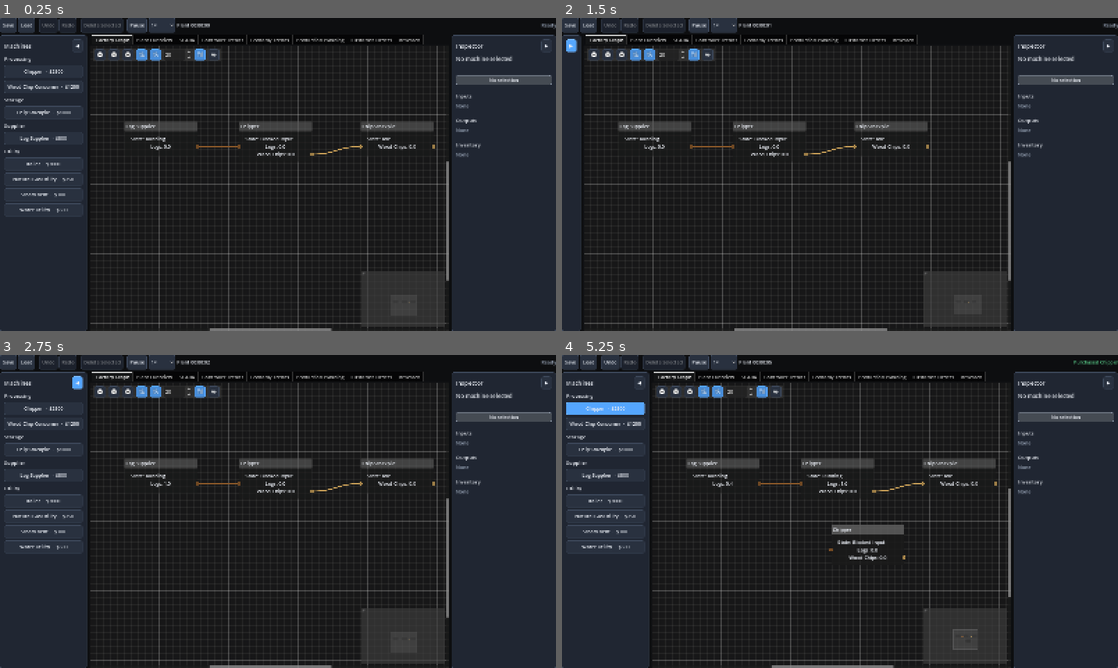
Above: before the commit, frames 1-4 (two rows, left to right).
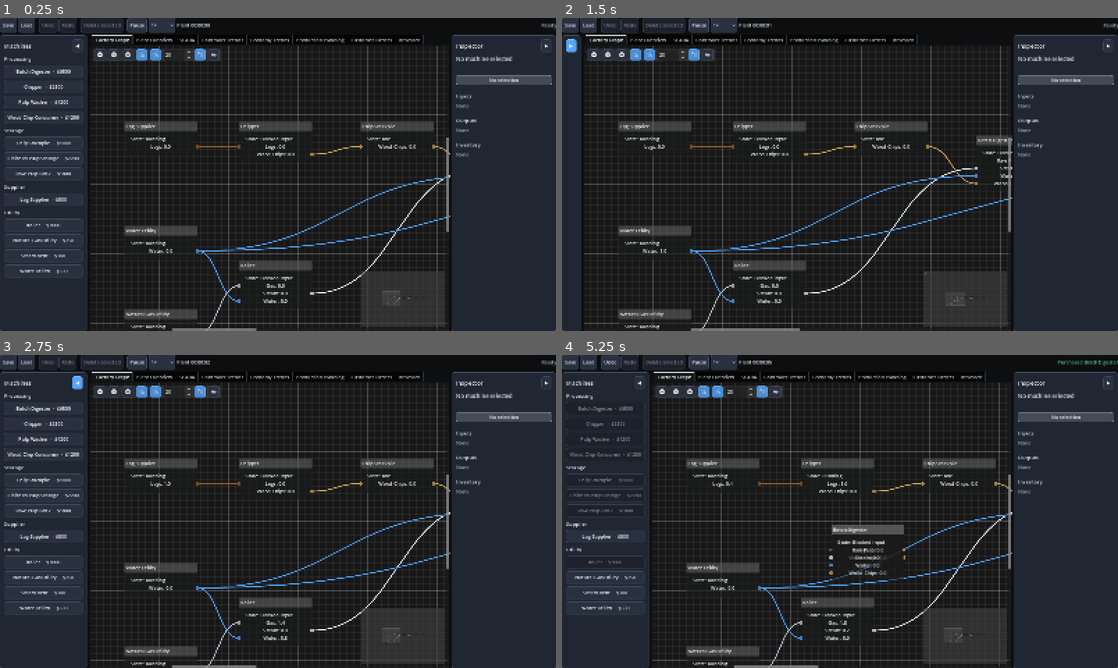
Above: after the commit, the same moments.

Repository: Poru-IndFlow/IndustrialFlow
Game: Godot game, scene res://scenes/main.tscn
Same seed, same stepped clock (60 frames per second), same inputs: the game is played once before the commit and once after it.
Inputs (mouse positions are in pixels of both pictures, inside the frame that each line leads up to):
- Up to frame 1 (0.25 s): no input
- Up to frame 2 (1.5 s): click "1×" at 0.5 s; click "◀" at 1.25 s
- Up to frame 3 (2.75 s): click "▶" at 2 s
- Up to frame 4 (5.25 s): click "Chipper · $2500" at 2.75 s; click "Undo" at 3.5 s; click "Redo" at 4.25 s; click (606, 408) at 5 s, where only the run after the commit has a clickable "Batch Digester · $6500"

The runs differ from the first frame. In frame 1, 4.6% of the frame differs, in the area x 0-81%, y 16-100%; in frame 2, 3.0%; in frame 3, 4.6%; in frame 4, 5.2%, in the area x 0-100%, y 1-100%.

Commit message:
Add pulp production chain

Diff:
--- /dev/null
+++ b/data/machines/batch_digester.json
@@ -0,0 +1,46 @@
+{
+  "id": "batch_digester",
+  "display_name": "Batch Digester",
+  "category": "processing",
+  "processing_mode": "batch",
+  "purchase_cost": 6500.0,
+  "salvage_ratio": 0.5,
+  "ramp_up_seconds": 4.0,
+  "ramp_down_seconds": 2.0,
+  "cycle_time": 30.0,
+  "wear_per_operating_hour": 0.35,
+  "maintenance_warning_condition": 0.75,
+  "maintenance_critical_condition": 0.4,
+  "maintenance_cost": 800.0,
+  "maintenance_duration_seconds": 60.0,
+  "emergency_repair_cost": 2000.0,
+  "emergency_repair_duration_seconds": 120.0,
+  "idle_power_ratio": 0.2,
+  "operating_cost_per_power_hour": 18.0,
+  "performance_curve": [
+    {"speed": 0.0, "output": 0.0},
+    {"speed": 0.5, "output": 0.4},
+    {"speed": 1.0, "output": 1.0},
+    {"speed": 1.5, "output": 1.25}
+  ],
+  "power_curve": [
+    {"speed": 0.0, "power": 0.0},
+    {"speed": 0.5, "power": 0.6},
+    {"speed": 1.0, "power": 1.0},
+    {"speed": 1.5, "power": 1.8}
+  ],
+  "inputs": [
+    {"resource": "wood_chips", "amount": 100.0},
+    {"resource": "steam", "amount": 10.0},
+    {"resource": "water", "amount": 20.0}
+  ],
+  "outputs": [
+    {"resource": "raw_pulp", "formula": "wood_chips * 0.8"}
+  ],
+  "internal_storage": {
+    "wood_chips": 200.0,
+    "steam": 20.0,
+    "water": 40.0,
+    "raw_pulp": 100.0
+  }
+}
--- /dev/null
+++ b/data/machines/finished_pulp_storage.json
@@ -0,0 +1,17 @@
+{
+  "id": "finished_pulp_storage",
+  "display_name": "Finished Pulp Storage",
+  "category": "storage",
+  "processing_mode": "storage",
+  "purchase_cost": 2200.0,
+  "salvage_ratio": 0.5,
+  "inputs": [
+    {"resource": "finished_pulp"}
+  ],
+  "outputs": [
+    {"resource": "finished_pulp"}
+  ],
+  "storage_capacity": {
+    "finished_pulp": 3000.0
+  }
+}
--- /dev/null
+++ b/data/machines/pulp_washer.json
@@ -0,0 +1,32 @@
+{
+  "id": "pulp_washer",
+  "display_name": "Pulp Washer",
+  "category": "processing",
+  "processing_mode": "continuous",
+  "purchase_cost": 4200.0,
+  "salvage_ratio": 0.5,
+  "ramp_up_seconds": 3.0,
+  "ramp_down_seconds": 2.0,
+  "cycle_time": 5.0,
+  "wear_per_operating_hour": 0.25,
+  "maintenance_warning_condition": 0.75,
+  "maintenance_critical_condition": 0.4,
+  "maintenance_cost": 500.0,
+  "maintenance_duration_seconds": 45.0,
+  "emergency_repair_cost": 1300.0,
+  "emergency_repair_duration_seconds": 90.0,
+  "idle_power_ratio": 0.15,
+  "operating_cost_per_power_hour": 10.0,
+  "inputs": [
+    {"resource": "raw_pulp", "amount": 10.0},
+    {"resource": "water", "amount": 5.0}
+  ],
+  "outputs": [
+    {"resource": "finished_pulp", "formula": "raw_pulp * 0.9"}
+  ],
+  "internal_storage": {
+    "raw_pulp": 50.0,
+    "water": 25.0,
+    "finished_pulp": 50.0
+  }
+}
--- /dev/null
+++ b/data/machines/raw_pulp_tank.json
@@ -0,0 +1,17 @@
+{
+  "id": "raw_pulp_tank",
+  "display_name": "Raw Pulp Tank",
+  "category": "storage",
+  "processing_mode": "storage",
+  "purchase_cost": 1800.0,
+  "salvage_ratio": 0.5,
+  "inputs": [
+    {"resource": "raw_pulp"}
+  ],
+  "outputs": [
+    {"resource": "raw_pulp"}
+  ],
+  "storage_capacity": {
+    "raw_pulp": 2000.0
+  }
+}
--- /dev/null
+++ b/data/resources/finished_pulp.json
@@ -0,0 +1,14 @@
+{
+  "id": "finished_pulp",
+  "display_name": "Finished Pulp",
+  "state": "liquid",
+  "port_type": 1,
+  "unit": "units",
+  "customer_order_enabled": true,
+  "colour": [
+    0.9,
+    0.87,
+    0.72,
+    1.0
+  ]
+}
--- /dev/null
+++ b/data/resources/raw_pulp.json
@@ -0,0 +1,14 @@
+{
+  "id": "raw_pulp",
+  "display_name": "Raw Pulp",
+  "state": "liquid",
+  "port_type": 1,
+  "unit": "units",
+  "customer_order_enabled": false,
+  "colour": [
+    0.72,
+    0.67,
+    0.49,
+    1.0
+  ]
+}
--- a/project.godot
+++ b/project.godot
@@ -14,7 +14,7 @@
 config/version="0.3.0-dev"
 run/main_scene="res://scenes/main.tscn"
 config/features=PackedStringArray("4.7")
-config/build=38
+config/build=39
 
 [display]
 
--- a/scripts/data/factory_persistence.gd
+++ b/scripts/data/factory_persistence.gd
@@ -134,6 +134,8 @@
 			"failed_downtime_seconds": machine.failed_downtime_seconds,
 			"state": int(machine.state),
 			"cycle_progress": machine.cycle_progress,
+			"batch_active": machine.batch_active,
+			"batch_outputs": machine.batch_outputs.duplicate(true),
 			"inventory": machine.inventory.amounts.duplicate(true)
 		})
 
@@ -362,6 +364,15 @@
 		machine.cycle_progress = float(
 			entry.get("cycle_progress", 0.0)
 		)
+		machine.batch_active = bool(entry.get("batch_active", false))
+		machine.batch_outputs.clear()
+		var saved_batch_outputs: Array = entry.get("batch_outputs", [])
+
+		for output: Variant in saved_batch_outputs:
+			if output is Dictionary:
+				machine.batch_outputs.append(
+					(output as Dictionary).duplicate(true)
+				)
 		_restore_inventory(
 			machine,
 			entry.get("inventory", {}) as Dictionary
--- /dev/null
+++ b/scripts/simulation/batch_behaviour.gd
@@ -0,0 +1,102 @@
+class_name BatchBehaviour
+extends MachineBehaviour
+
+
+func tick(machine: MachineModel, delta_seconds: float) -> void:
+	if not machine.batch_active:
+		if not _start_batch(machine):
+			return
+
+	if not _has_output_capacity(machine, machine.batch_outputs):
+		machine.set_state(MachineModel.State.BLOCKED_OUTPUT)
+		return
+
+	machine.set_state(MachineModel.State.RUNNING)
+	machine.cycle_progress = minf(
+		machine.recipe.cycle_time,
+		machine.cycle_progress
+		+ delta_seconds * machine.get_effective_production_rate()
+	)
+
+	if machine.cycle_progress < machine.recipe.cycle_time:
+		return
+
+	for output: Dictionary in machine.batch_outputs:
+		var resource_id := str(output.get("resource", ""))
+		var amount := float(output.get("amount", 0.0))
+		var produced := machine.inventory.add(resource_id, amount)
+		machine.record_produced(resource_id, produced)
+
+	machine.batch_active = false
+	machine.batch_outputs.clear()
+	machine.cycle_progress = 0.0
+	machine.notify_inventory_changed()
+
+
+func _start_batch(machine: MachineModel) -> bool:
+	for input: Dictionary in machine.recipe.inputs:
+		var resource_id := str(input.get("resource", ""))
+		var amount := float(input.get("amount", 0.0))
+
+		if not machine.inventory.can_remove(resource_id, amount):
+			machine.cycle_progress = 0.0
+			machine.set_state(MachineModel.State.BLOCKED_INPUT)
+			return false
+
+	var outputs := _calculate_outputs(machine)
+
+	if not _has_output_capacity(machine, outputs):
+		machine.set_state(MachineModel.State.BLOCKED_OUTPUT)
+		return false
+
+	for input: Dictionary in machine.recipe.inputs:
+		var resource_id := str(input.get("resource", ""))
+		var amount := float(input.get("amount", 0.0))
+		var consumed := machine.inventory.remove(resource_id, amount)
+		machine.record_consumed(resource_id, consumed)
+
+	machine.batch_outputs = outputs
+	machine.batch_active = true
+	machine.cycle_progress = 0.0
+	machine.notify_inventory_changed()
+	return true
+
+
+func _has_output_capacity(
+	machine: MachineModel,
+	outputs: Array[Dictionary]
+) -> bool:
+	for output: Dictionary in outputs:
+		var resource_id := str(output.get("resource", ""))
+		var amount := float(output.get("amount", 0.0))
+
+		if not machine.inventory.can_add(resource_id, amount):
+			return false
+
+	return true
+
+
+func _calculate_outputs(machine: MachineModel) -> Array[Dictionary]:
+	var variables := machine.recipe.variables.duplicate(true)
+	var results: Array[Dictionary] = []
+
+	for input: Dictionary in machine.recipe.inputs:
+		var resource_id := str(input.get("resource", ""))
+		variables[resource_id] = float(input.get("amount", 0.0))
+
+	for output: Dictionary in machine.recipe.outputs:
+		var resource_id := str(output.get("resource", ""))
+		var amount := float(output.get("amount", 0.0))
+
+		if output.has("formula"):
+			amount = FormulaEvaluator.evaluate(
+				str(output.get("formula", "0")),
+				variables
+			)
+
+		results.append({
+			"resource": resource_id,
+			"amount": maxf(amount, 0.0)
+		})
+
+	return results
--- a/scripts/simulation/behaviour_factory.gd
+++ b/scripts/simulation/behaviour_factory.gd
@@ -8,6 +8,8 @@
 			return SupplierBehaviour.new()
 		"continuous":
 			return ContinuousBehaviour.new()
+		"batch":
+			return BatchBehaviour.new()
 		"storage":
 			return StorageBehaviour.new()
 		_:
--- a/scripts/simulation/factory_model.gd
+++ b/scripts/simulation/factory_model.gd
@@ -260,7 +260,11 @@
 
 
 func generate_customer_order() -> Dictionary:
-	var definitions := ResourceRegistry.get_all_definitions()
+	var definitions: Array[Dictionary] = []
+
+	for definition: Dictionary in ResourceRegistry.get_all_definitions():
+		if bool(definition.get("customer_order_enabled", true)):
+			definitions.append(definition)
 
 	if definitions.is_empty():
 		return {}
--- a/scripts/simulation/machine_model.gd
+++ b/scripts/simulation/machine_model.gd
@@ -72,6 +72,8 @@
 var controller_integral := 0.0
 var controller_error := 0.0
 var cycle_progress := 0.0
+var batch_active := false
+var batch_outputs: Array[Dictionary] = []
 var graph_position := Vector2.ZERO
 var production_rates_per_second: Dictionary = {}
 var consumption_rates_per_second: Dictionary = {}
--- a/scripts/simulation/prototype_factory_builder.gd
+++ b/scripts/simulation/prototype_factory_builder.gd
@@ -9,10 +9,36 @@
 	var supplier := factory.create_machine("log_supplier", Vector2(100, 220))
 	var chipper := factory.create_machine("chipper", Vector2(430, 220))
 	var stockpile := factory.create_machine("chip_stockpile", Vector2(780, 220))
+	var water := factory.create_machine("water_utility", Vector2(100, 520))
+	var gas := factory.create_machine("gas_utility", Vector2(100, 760))
+	var boiler := factory.create_machine("boiler", Vector2(430, 620))
+	var digester := factory.create_machine("batch_digester", Vector2(1130, 260))
+	var raw_tank := factory.create_machine("raw_pulp_tank", Vector2(1480, 260))
+	var washer := factory.create_machine("pulp_washer", Vector2(1830, 260))
+	var finished_storage := factory.create_machine(
+		"finished_pulp_storage",
+		Vector2(2180, 260)
+	)
 
 	factory.add_machine(supplier)
 	factory.add_machine(chipper)
 	factory.add_machine(stockpile)
+	factory.add_machine(water)
+	factory.add_machine(gas)
+	factory.add_machine(boiler)
+	factory.add_machine(digester)
+	factory.add_machine(raw_tank)
+	factory.add_machine(washer)
+	factory.add_machine(finished_storage)
 	factory.add_connection(ConnectionModel.new(supplier, chipper, "logs", 1.0))
 	factory.add_connection(ConnectionModel.new(chipper, stockpile, "wood_chips", 25.0))
+	factory.add_connection(ConnectionModel.new(stockpile, digester, "wood_chips", 25.0))
+	factory.add_connection(ConnectionModel.new(water, boiler, "water", 2.0))
+	factory.add_connection(ConnectionModel.new(gas, boiler, "gas", 2.0))
+	factory.add_connection(ConnectionModel.new(boiler, digester, "steam", 2.0))
+	factory.add_connection(ConnectionModel.new(water, digester, "water", 2.0))
+	factory.add_connection(ConnectionModel.new(digester, raw_tank, "raw_pulp", 10.0))
+	factory.add_connection(ConnectionModel.new(raw_tank, washer, "raw_pulp", 10.0))
+	factory.add_connection(ConnectionModel.new(water, washer, "water", 2.0))
+	factory.add_connection(ConnectionModel.new(washer, finished_storage, "finished_pulp", 10.0))
 	return factory
Not shown, added: scripts/simulation/batch_behaviour.gd.uid
